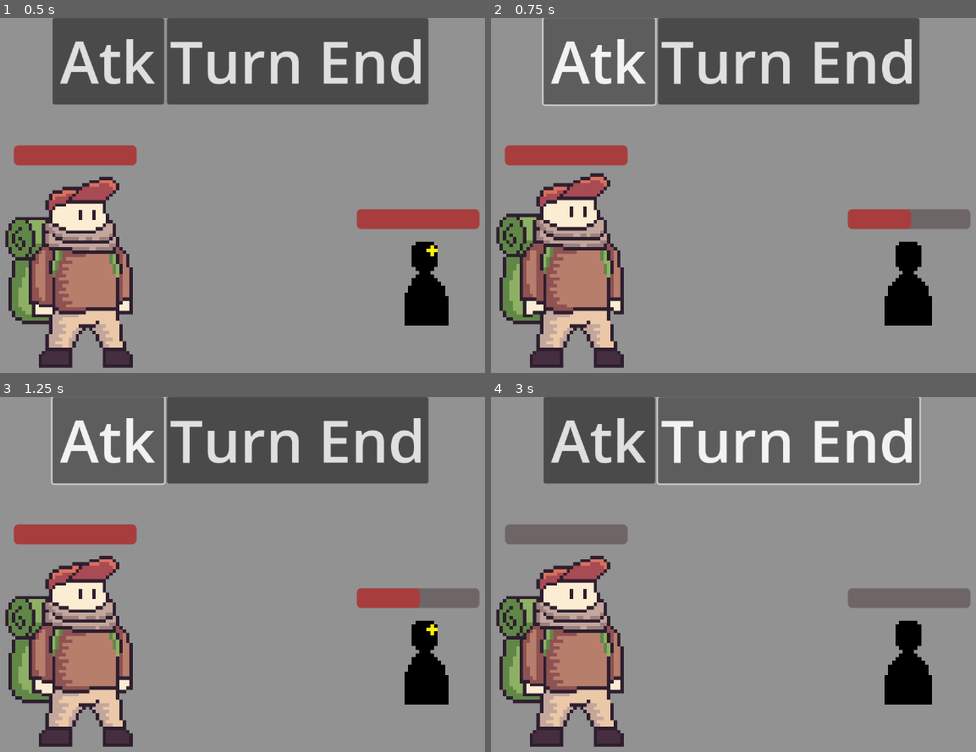
Above: before the commit, frames 1-4 (two rows, left to right).
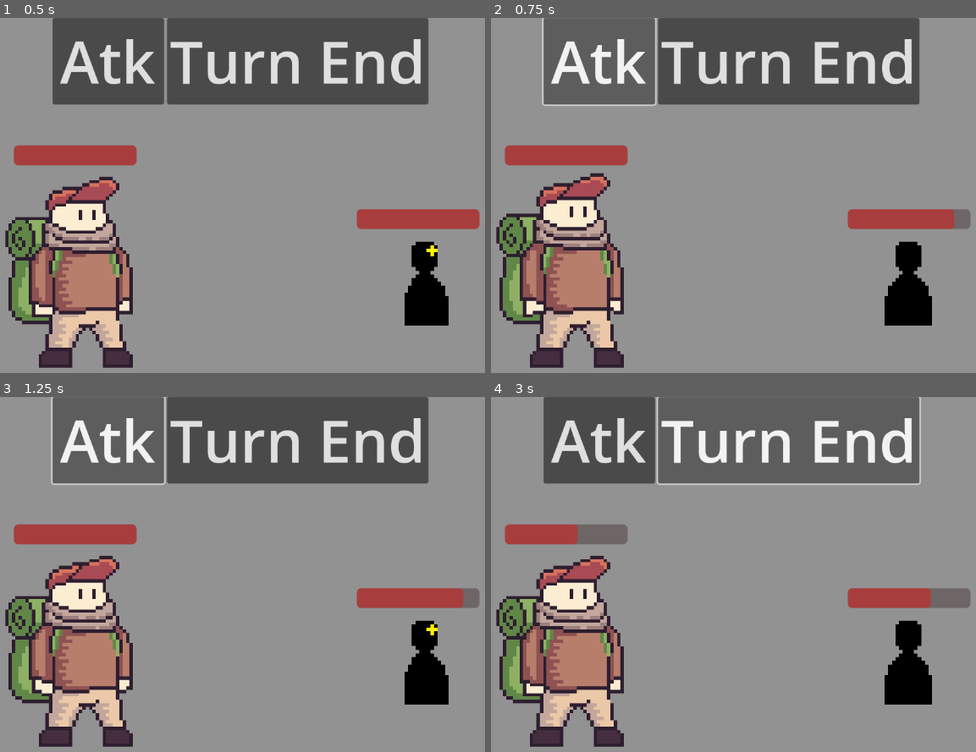
Above: after the commit, the same moments.

Repository: BobWizardLad/Dice-Temple
Game: Godot game, scene res://CombatScene.tscn
The game is run twice, just before and just after one commit, with the same random seed, the same clock (stepped at 60 frames per second) and the same inputs.
Inputs:
- Up to frame 1 (0.5 s): no input
- Up to frame 2 (0.75 s): click "Atk" at 0.5 s
- Up to frame 3 (1.25 s): no input
- Up to frame 4 (3 s): click "Turn End" at 1.25 s; click "Atk" at 2 s; click "Turn End" at 2.75 s

Frame 1 is identical in both runs. In frame 2, 0.5% of the frame differs, in the area x 86-96%, y 53-60%; in frame 3, 0.5%; in frame 4, 1.8%, in the area x 2-91%, y 35-60%.

Commit message:
✨ Light Arrow
Building up the attack library, and adding attacks to the player dice.

Diff:
--- a/Dice-Temple/CombatScene.tscn
+++ b/Dice-Temple/CombatScene.tscn
@@ -6,6 +6,7 @@
 [ext_resource type="PackedScene" uid="uid://dtr4jqs87b4t4" path="res://componentScenes/Unit.tscn" id="4_n7p2r"]
 [ext_resource type="Resource" uid="uid://dh370xeg8m05q" path="res://assets/resources/beam.tres" id="5_flugx"]
 [ext_resource type="Texture2D" uid="uid://5rdgl3eac8pk" path="res://assets/sprites/splorerSprite.png" id="6_ddm8p"]
+[ext_resource type="Resource" uid="uid://ces3ks41476pt" path="res://assets/resources/light_arrow.tres" id="6_n4g15"]
 [ext_resource type="Texture2D" uid="uid://b6468kpnhoiis" path="res://assets/sprites/unit_silhouette.png" id="6_ox0xy"]
 [ext_resource type="Texture2D" uid="uid://dg5rqtd4hl8qe" path="res://assets/sprites/unit_silhouette_attacking.png" id="8_urp4p"]
 
@@ -84,24 +85,26 @@
 
 [node name="Player" parent="UnitService" instance=ExtResource("4_n7p2r")]
 position = Vector2(356, 317)
+HEALTH_MAX = 24
+health = 24
 
 [node name="Attack" parent="UnitService/Player/AttacksHandler" index="0"]
 attack_unique = ExtResource("5_flugx")
 
 [node name="Attack2" parent="UnitService/Player/AttacksHandler" index="1"]
-attack_unique = ExtResource("5_flugx")
+attack_unique = ExtResource("6_n4g15")
 
 [node name="Attack3" parent="UnitService/Player/AttacksHandler" index="2"]
 attack_unique = ExtResource("5_flugx")
 
 [node name="Attack4" parent="UnitService/Player/AttacksHandler" index="3"]
-attack_unique = ExtResource("5_flugx")
+attack_unique = ExtResource("6_n4g15")
 
 [node name="Attack5" parent="UnitService/Player/AttacksHandler" index="4"]
 attack_unique = ExtResource("5_flugx")
 
 [node name="Attack6" parent="UnitService/Player/AttacksHandler" index="5"]
-attack_unique = ExtResource("5_flugx")
+attack_unique = ExtResource("6_n4g15")
 
 [node name="Sprite" parent="UnitService/Player" index="1"]
 position = Vector2(-11, 77)
@@ -119,6 +122,8 @@
 
 [node name="Enemy" parent="UnitService" instance=ExtResource("4_n7p2r")]
 position = Vector2(822, 423)
+HEALTH_MAX = 30
+health = 30
 team = 1
 
 [node name="Attack" parent="UnitService/Enemy/AttacksHandler" index="0"]
--- a/Dice-Temple/assets/resources/beam.tres
+++ b/Dice-Temple/assets/resources/beam.tres
@@ -4,6 +4,6 @@
 
 [resource]
 script = ExtResource("1_dq58f")
-damage = 4
+damage = 6
 healing = 0
 blocking = 0
--- /dev/null
+++ b/Dice-Temple/assets/resources/light_arrow.tres
@@ -0,0 +1,9 @@
+[gd_resource type="Resource" load_steps=2 format=3 uid="uid://ces3ks41476pt"]
+
+[ext_resource type="Script" path="res://assets/resources/resScripts/UniqueAttack.gd" id="1_pvpsj"]
+
+[resource]
+script = ExtResource("1_pvpsj")
+damage = 4
+healing = 2
+blocking = 0
--- a/Dice-Temple/assets/scripts/UnitService.gd
+++ b/Dice-Temple/assets/scripts/UnitService.gd
@@ -12,12 +12,15 @@
 # expects them to have mod_health and get_attack functions
 # target: Unit; attacker: Unit
 func resolve_attack(target: Node2D, attacker: Node2D):
-	var hit_value = roll_event(attacker)
+	var attack = roll_event(attacker)
+	var hit_value = attack.get_damage()
+	var healing = attack.get_healing()
 	attacker.anim_attack()
 	target.anim_damaged()
 	target.mod_health(-1 * hit_value)
+	attacker.mod_health(healing)
 	print("HIYAAA from " + attacker.to_string())
 
 # All actions that are taken when a dice roll occours
-func roll_event(attacker: Node2D) -> int:
-	return attacker.get_attack_dice()[dice_service.roll() - 1].get_damage()
+func roll_event(attacker: Node2D) -> Node2D:
+	return attacker.get_attack_dice()[dice_service.roll() - 1]
Not shown: 1 places in Dice-Temple/CombatScene.tscn that only renumber resources
Not shown, added: User-Stories.txt.txt
